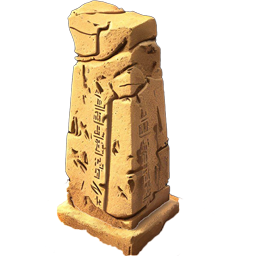
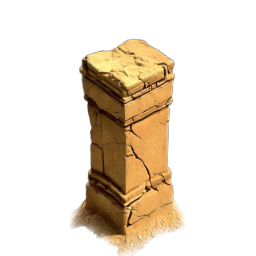
Revision of a layered 256 x 256 image; what changed, layer by layer:
renamed "Layer 5" to "Layer 6", painted on it over [48, 0, 187, 256]
